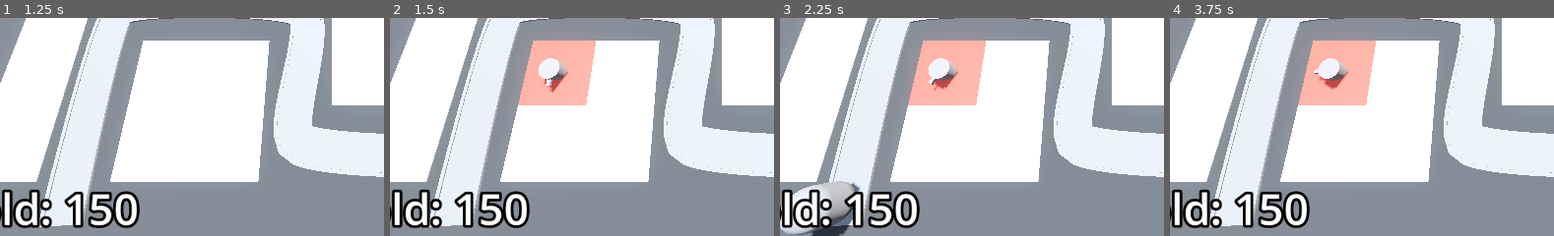
Above: before the commit, frames 1-4 (left to right).
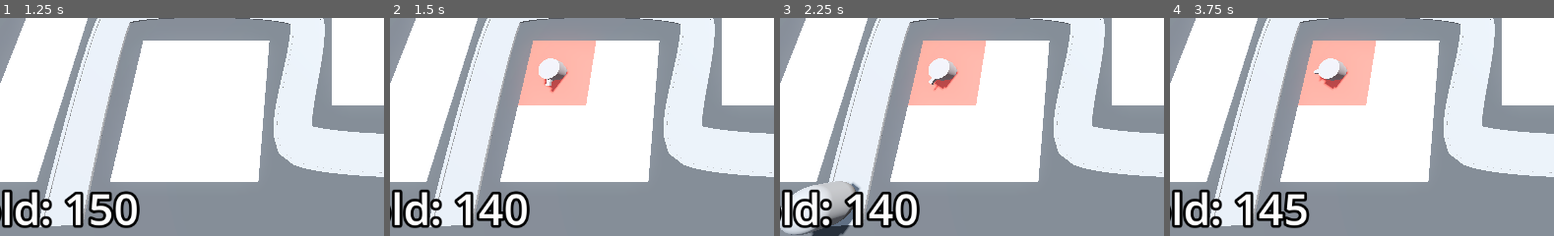
Above: after the commit, the same moments.

Repository: DTNevaeha/TD_Game
Game: Godot game, scene res://BaseLevel.tscn
Two runs of this game, one before a commit and one after it. Both use one fixed random seed, a clock stepped at 60 frames per second and the inputs below.
Inputs (mouse positions are % of the whole screen's width and height, from its top left):
- Up to frame 1 (1.25 s): tap Enter at 0.5 s; move the mouse to (73, 44) at 0.52 s; click (73, 44) at 0.6 s
- Up to frame 2 (1.5 s): tap Space at 1.25 s; move the mouse to (30, 54) at 1.27 s; click (30, 54) at 1.35 s
- Up to frame 3 (2.25 s): tap Enter at 2 s; move the mouse to (61, 27) at 2.02 s; click (61, 27) at 2.1 s
- Up to frame 4 (3.75 s): move the mouse to (46, 70) at 2.77 s; click (46, 70) at 2.85 s; move the mouse to (82, 65) at 3.52 s; click (82, 65) at 3.6 s
The pictures show only the part of the screen within x 8-58%, y 47-97%; the shares and areas given below are measured in that part.

Frame 1 is identical in both runs. In frame 2, 0.8% of the frame differs, in the area x 22-30%, y 79-97%; in frame 3, 0.8%; in frame 4, 1.4%, in the area x 22-37%, y 79-97%.

Commit message:
Player can now earn and spend gold.

Diff:
--- a/BaseLevel.tscn
+++ b/BaseLevel.tscn
@@ -119,7 +119,7 @@
 turret = ExtResource("6_2dxod")
 enemy_path = NodePath("../EnemyPath")
 
-[node name="Bank" type="MarginContainer" parent="."]
+[node name="Bank" type="MarginContainer" parent="." groups=["bank"]]
 anchors_preset = 15
 anchor_right = 1.0
 anchor_bottom = 1.0
@@ -136,7 +136,7 @@
 layout_mode = 2
 size_flags_horizontal = 0
 size_flags_vertical = 8
-text = "placeholder text"
+text = "placeholder"
 label_settings = SubResource("LabelSettings_8l6ne")
 
 [connection signal="timeout" from="EnemyPath/Timer" to="EnemyPath" method="spawn_enemy"]
--- a/Enemy/enemy.gd
+++ b/Enemy/enemy.gd
@@ -2,7 +2,9 @@
 
 @export var max_health: int = 50
 @export var speed: float = 2.5
+@export var gold_value := 15
 
+@onready var bank = get_tree().get_first_node_in_group("bank")
 @onready var base = get_tree().get_first_node_in_group("base")
 @onready var animation_player: AnimationPlayer = $AnimationPlayer
 
@@ -12,6 +14,7 @@
 			animation_player.play("TakeDamage")
 		current_health = health_in
 		if current_health < 1:
+			bank.gold += gold_value
 			queue_free()
 
 
--- a/RayPickerCamera/ray_picker_camera.gd
+++ b/RayPickerCamera/ray_picker_camera.gd
@@ -2,8 +2,10 @@
 
 @export var gridmap: GridMap
 @export var turret_manager: Node3D
+@export var turret_cost := 10
 
 @onready var ray_cast_3d: RayCast3D = $RayCast3D
+@onready var bank = get_tree().get_first_node_in_group("bank")
 
 
 func _process(_delta: float) -> void:
@@ -12,15 +14,19 @@
 	ray_cast_3d.force_raycast_update()
 
 	if ray_cast_3d.is_colliding():
-		Input.set_default_cursor_shape(Input.CURSOR_POINTING_HAND)
-		var collider = ray_cast_3d.get_collider()
-		if collider is GridMap:
-			if Input.is_action_just_pressed("click"):
-				var collision_point = ray_cast_3d.get_collision_point()
-				var cell = gridmap.local_to_map(collision_point)
-				if gridmap.get_cell_item(cell) == 0:
-					gridmap.set_cell_item(cell, 1)
-					var tile_position = gridmap.map_to_local(cell)
-					turret_manager.build_turret(tile_position)
+		if bank.gold >= turret_cost:
+			Input.set_default_cursor_shape(Input.CURSOR_POINTING_HAND)
+			var collider = ray_cast_3d.get_collider()
+			if collider is GridMap:
+				if Input.is_action_just_pressed("click"):
+					var collision_point = ray_cast_3d.get_collision_point()
+					var cell = gridmap.local_to_map(collision_point)
+					if gridmap.get_cell_item(cell) == 0:
+						gridmap.set_cell_item(cell, 1)
+						var tile_position = gridmap.map_to_local(cell)
+						turret_manager.build_turret(tile_position)
+						bank.gold -= turret_cost
+		else:
+			Input.set_default_cursor_shape(Input.CURSOR_ARROW)
 	else:
 		Input.set_default_cursor_shape(Input.CURSOR_ARROW)
